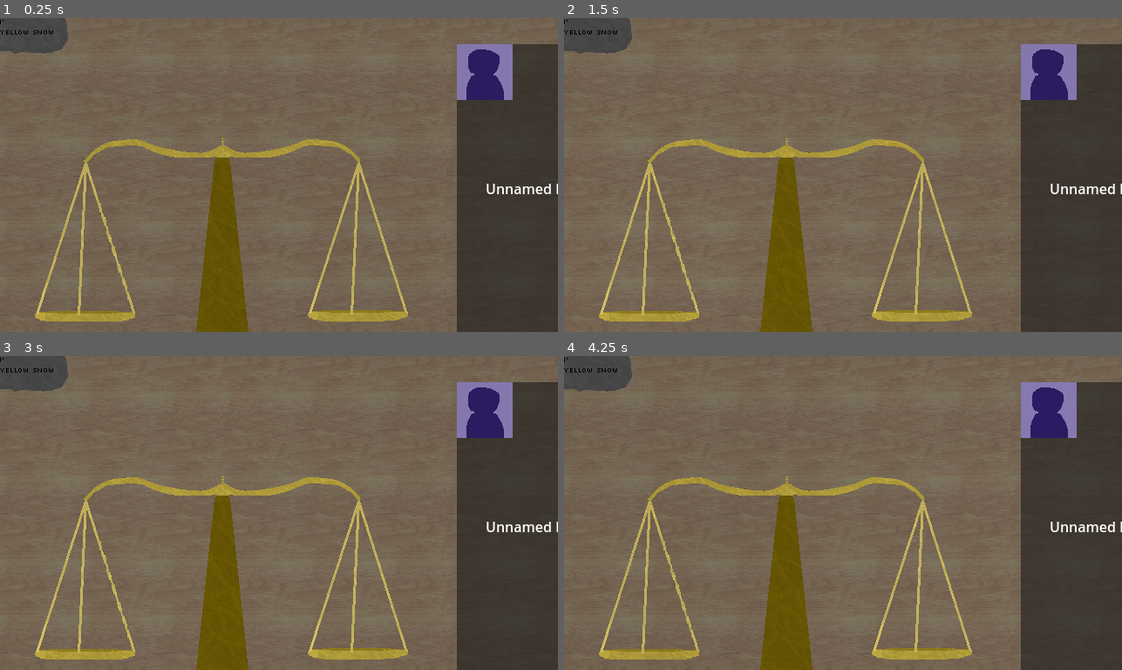
Above: before the commit, frames 1-4 (two rows, left to right).
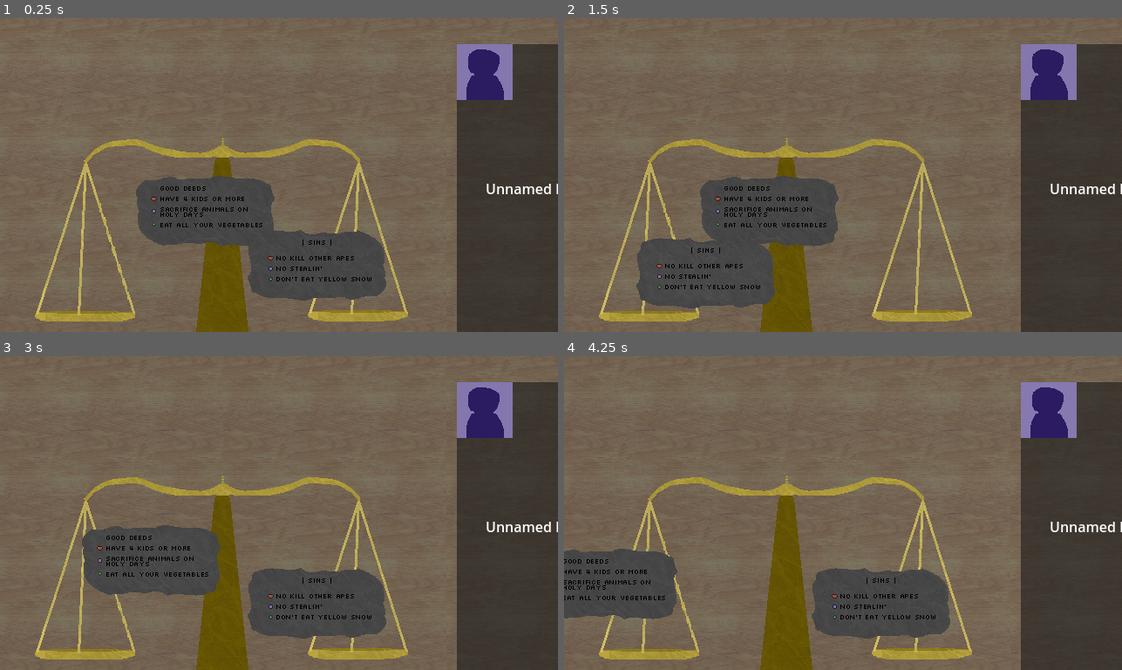
Above: after the commit, the same moments.

Repository: NicEastvillage/GMTKGameJam2024
Game: Godot game, scene res://scenes/main.tscn
The game is run twice, just before and just after one commit, with the same random seed, the same clock (stepped at 60 frames per second) and the same inputs.
Inputs (mouse positions are in pixels of both pictures, inside the frame that each line leads up to):
- Up to frame 1 (0.25 s): no input
- Up to frame 2 (1.5 s): tap Enter at 0.5 s; drag from (915, 259) to (653, 272) at 0.52 s; tap Space at 1.25 s; drag from (653, 272) to (915, 259) at 1.27 s
- Up to frame 3 (3 s): tap Enter at 2 s; move the mouse to (334, 443) at 2.02 s; click (334, 443) at 2.17 s; tap Space at 2.75 s; drag from (251, 575) to (89, 610) at 2.77 s
- Up to frame 4 (4.25 s): tap Enter at 3.5 s; move the mouse to (1010, 560) at 3.52 s; click (1010, 560) at 3.67 s

The runs differ from the first frame. In frame 1, 11% of the frame differs, in the area x 0-70%, y 0-90%; in frame 2, 11%; in frame 3, 11%; in frame 4, 10%.

Commit message:
Make documents spawn in middle

Diff:
--- a/scenes/main.tscn
+++ b/scenes/main.tscn
@@ -1,6 +1,6 @@
 [gd_scene load_steps=9 format=3 uid="uid://dsdchgqwhnrb1"]
 
-[ext_resource type="Texture2D" uid="uid://cnpsoi28uvduf" path="res://sprites/PortraitDefault.png" id="1_d2aud"]
+[ext_resource type="Texture2D" uid="uid://cnpsoi28uvduf" path="res://sprites/Portraits/PortraitDefault.png" id="1_d2aud"]
 [ext_resource type="PackedScene" path="res://prefabs/background.tscn" id="1_fdc0o"]
 [ext_resource type="Script" path="res://scripts/StageLoader.gd" id="1_j62sn"]
 [ext_resource type="Script" path="res://scripts/StageData.gd" id="2_dxvs8"]
@@ -95,5 +95,6 @@
 text = "This is my history"
 
 [node name="Documents" type="Node2D" parent="."]
+position = Vector2(314, 237)
 
 [node name="Personal" type="Node2D" parent="Documents"]
--- a/scripts/StageLoader.gd
+++ b/scripts/StageLoader.gd
@@ -3,6 +3,7 @@
 @export var stages: Array[StageData] = []
 @export var current_stage_index: int = 0
 @export var current_person_index: int = 0
+@export var document_spawn_radius: float = 120
 
 @onready var documents_node = $Documents
 @onready var documents_personal_node = $Documents/Personal
@@ -30,6 +31,7 @@
 	for doc in current_stage.rule_documents:
 		var inst = doc.instantiate()
 		documents_node.add_child(inst)
+		inst.position = Vector2(randf() * document_spawn_radius, 0).rotated(randf() * TAU)
 	load_person()
 
 func load_person():
@@ -38,6 +40,7 @@
 	for doc in current_person.person_documents:
 		var inst = doc.instantiate()
 		documents_personal_node.add_child(inst)
+		inst.position = Vector2(randf() * document_spawn_radius, 0).rotated(randf() * TAU)
 
 func end_game():
 	print("GAME OVER")
--- a/scripts/draggable.gd
+++ b/scripts/draggable.gd
@@ -28,7 +28,7 @@
 	elif event is InputEventMouseMotion:
 		# Mouse moved
 		if dragging:
-			position = event.position + mouse_offset
+			global_position = event.position + mouse_offset
 
 func _on_mouse_entered():
 	hovered = true
